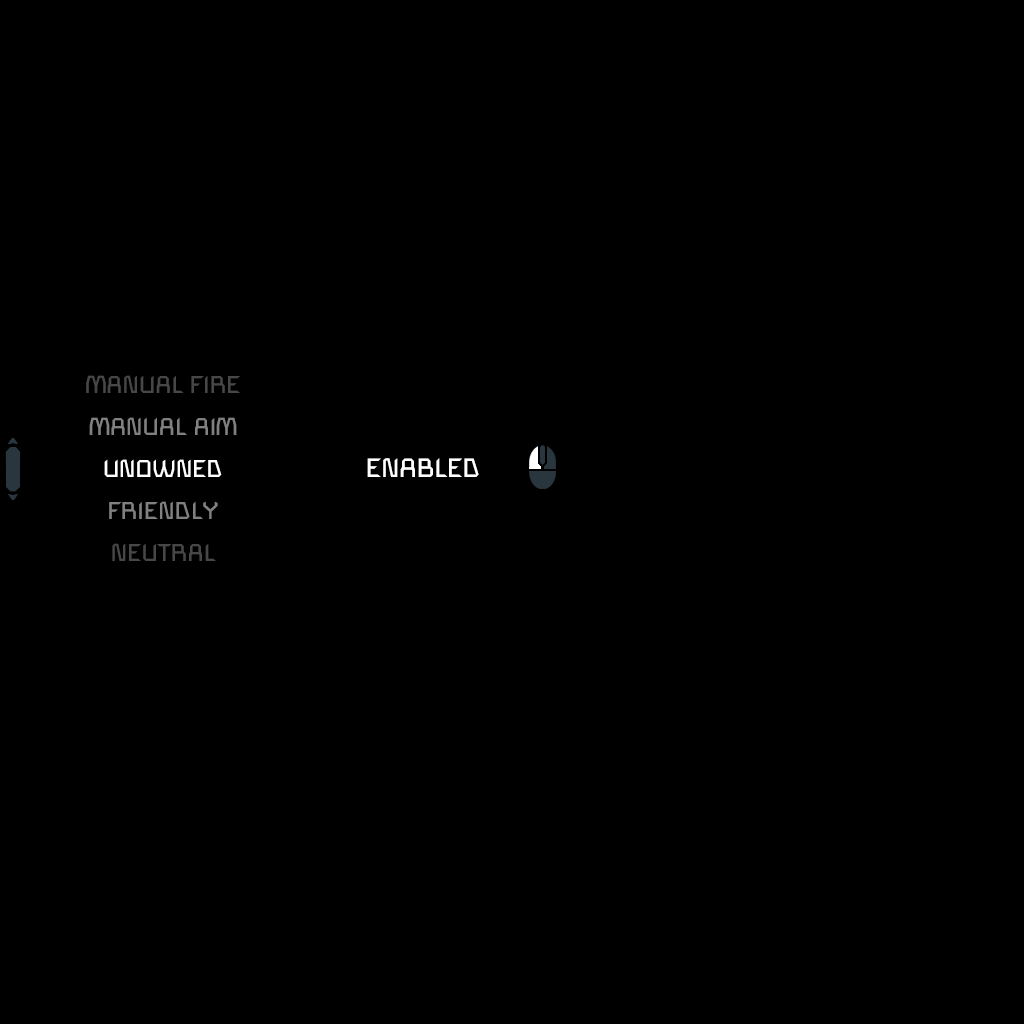
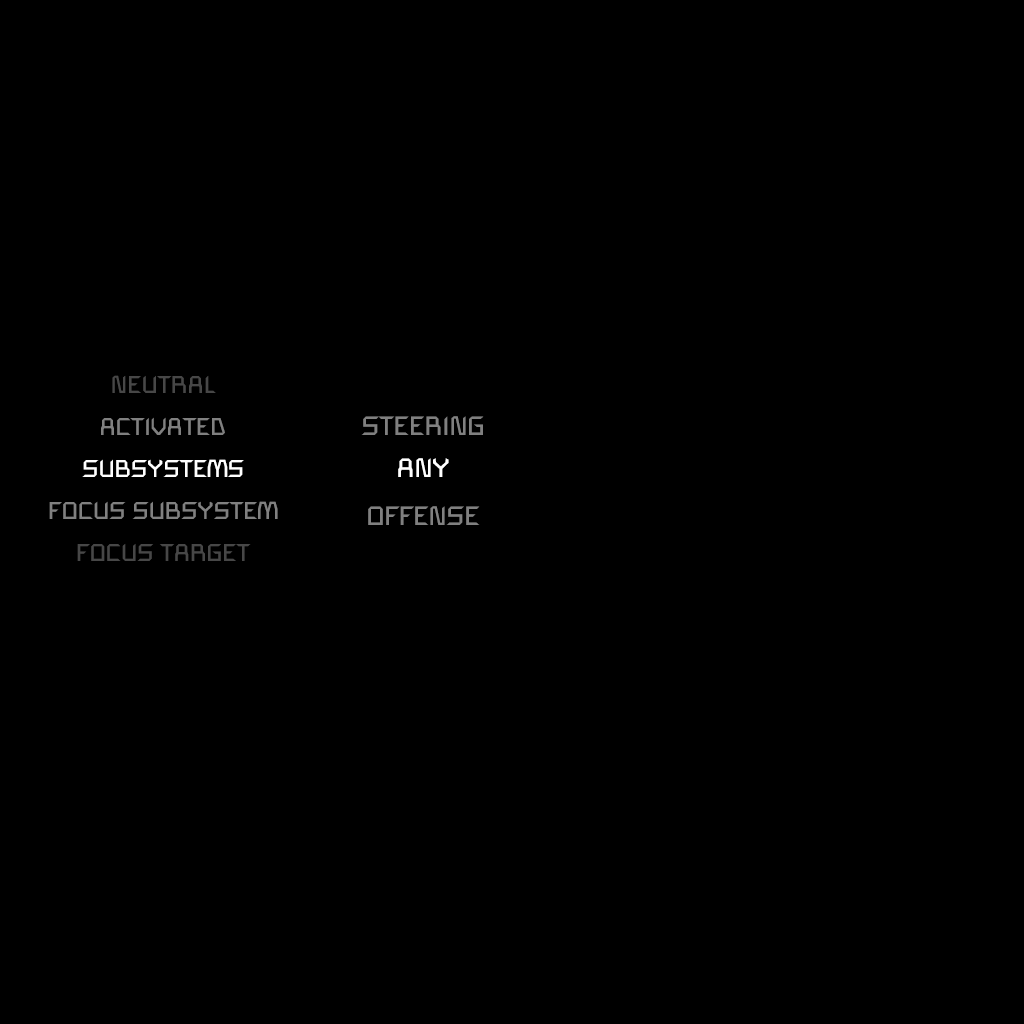
The second 1024×1024 image is a revision of the first. Changes to its layers:
removed layer "mouse" over (x1=529, y1=445, x2=556, y2=489)
hid "Mouse Hints", painted on it over (x1=5, y1=438, x2=556, y2=500)
added layer "OFFENSE" (35%) above "STEERING" over (x1=368, y1=506, x2=480, y2=525)
renamed "UTILITY" to "STEERING", showed it, painted on it over (x1=361, y1=416, x2=484, y2=435)
added layer "ANY" above "DISABLED" over (x1=398, y1=458, x2=449, y2=477)
hid "ENABLED" over (x1=367, y1=458, x2=479, y2=477)
renamed "MANUAL FIRE" to "NEUTRAL", painted on it over (x1=86, y1=375, x2=240, y2=393)
renamed "MANUAL AIM" to "ACTIVATED", painted on it over (x1=89, y1=417, x2=237, y2=435)
renamed "UNOWNED" to "SUBSYSTEMS", painted on it over (x1=82, y1=459, x2=244, y2=477)
renamed "FRIENDLY" to "FOCUS SUBSYSTEM", painted on it over (x1=49, y1=501, x2=278, y2=519)
renamed "NEUTRAL" to "FOCUS TARGET", painted on it over (x1=77, y1=543, x2=251, y2=561)
